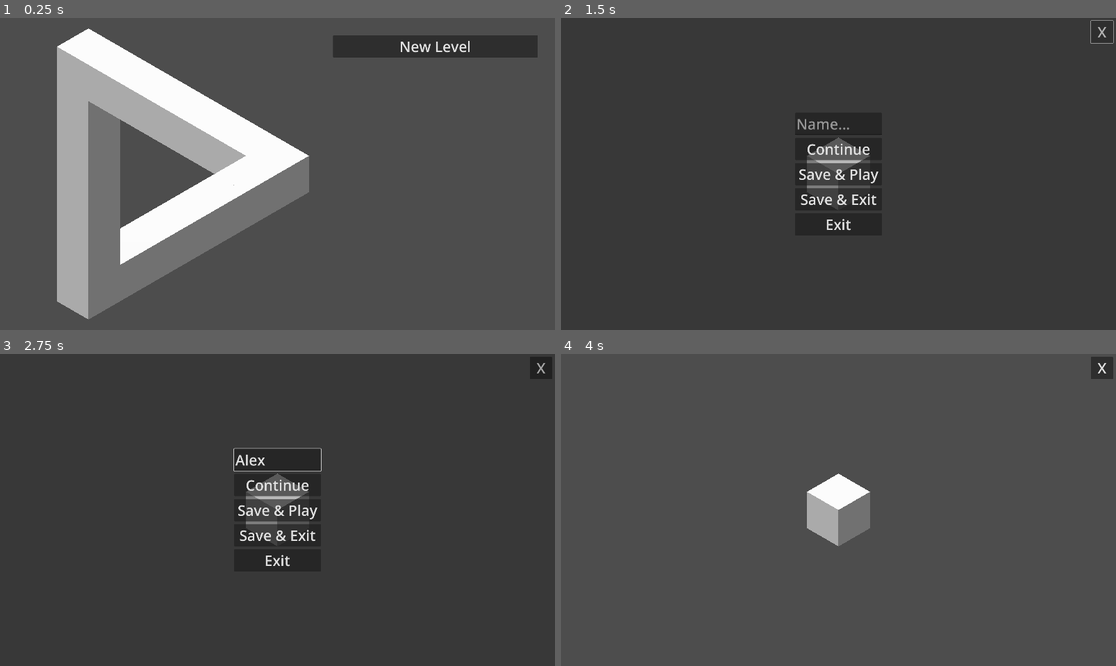
Above: before the commit, frames 1-4 (two rows, left to right).
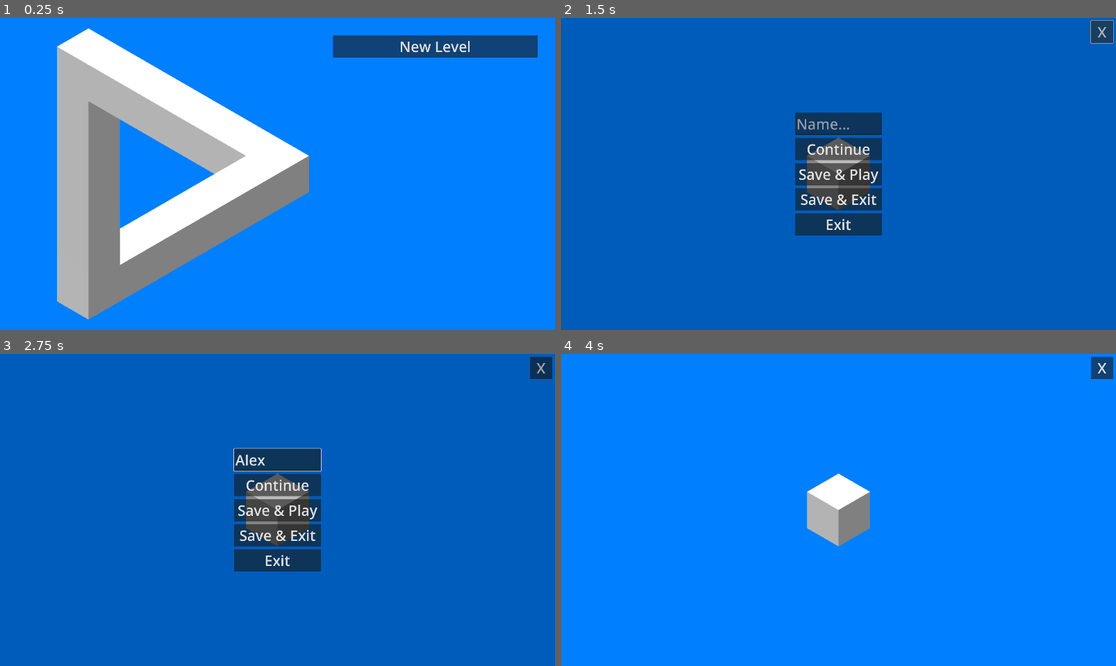
Above: after the commit, the same moments.

Repository: hangmanonbenzene/small_canyon
Game: Godot game, scene res://app/main/main.tscn
The game is run twice, just before and just after one commit, with the same random seed, the same clock (stepped at 60 frames per second) and the same inputs.
Inputs (mouse positions are in pixels of both pictures, inside the frame that each line leads up to):
- Up to frame 1 (0.25 s): no input
- Up to frame 2 (1.5 s): click "New Level" at 0.5 s; click "X" at 1.25 s
- Up to frame 3 (2.75 s): click (277, 460) at 2.02 s; type "Alex" at 2.1 s
- Up to frame 4 (4 s): click "Continue" at 2.75 s; tap Enter at 3.5 s; move the mouse to (960, 494) at 3.52 s; click (960, 494) at 3.67 s

The runs differ from the first frame. In frame 1, 77% of the frame differs, in the area x 0-100%, y 0-100%; in frame 2, 98%; in frame 3, 98%; in frame 4, 98%.

Commit message:
Add door mesh and update scene configuration
Introduced a new cubic door mesh and its import settings. Updated mesh_test.tscn to use the new door mesh and reorganized mesh instances. Adjusted camera_and_light.tscn environment settings and enabled MSAA 3D anti-aliasing in project.godot for improved rendering quality.

Diff:
--- a/app/main/3d_world/camera_and_light.tscn
+++ b/app/main/3d_world/camera_and_light.tscn
@@ -3,7 +3,11 @@
 [ext_resource type="Script" uid="uid://b7a3pufhsrshv" path="res://app/main/3d_world/camera_3d.gd" id="1_avw5q"]
 
 [sub_resource type="Environment" id="Environment_najy3"]
-ambient_light_source = 1
+background_mode = 1
+background_color = Color(0, 0.49803922, 1, 1)
+ambient_light_source = 2
+ambient_light_color = Color(1, 1, 1, 1)
+ambient_light_energy = 0.05
 
 [node name="CameraAndLight" type="Node3D"]
 
--- a/app/meshes/mesh_test.tscn
+++ b/app/meshes/mesh_test.tscn
@@ -1,8 +1,9 @@
-[gd_scene load_steps=15 format=3 uid="uid://n3qejc5dgf0o"]
+[gd_scene load_steps=16 format=3 uid="uid://n3qejc5dgf0o"]
 
 [ext_resource type="ArrayMesh" uid="uid://ctoa5osm25at1" path="res://app/meshes/cubic/cube_side.obj" id="1_rxi85"]
 [ext_resource type="PackedScene" uid="uid://claaxr0d4a75f" path="res://app/main/3d_world/camera_and_light.tscn" id="1_vafqu"]
 [ext_resource type="ArrayMesh" uid="uid://bosti585eefrf" path="res://app/meshes/round/2_circle.obj" id="3_c6td4"]
+[ext_resource type="ArrayMesh" uid="uid://djmduvxaohc5u" path="res://app/meshes/cubic/door.obj" id="3_tadwq"]
 [ext_resource type="ArrayMesh" uid="uid://cis60q0bweni8" path="res://app/meshes/round/2_donut.obj" id="3_vafqu"]
 [ext_resource type="ArrayMesh" uid="uid://bnmcc65eqrari" path="res://app/meshes/round/2_ramp.obj" id="4_vm7af"]
 [ext_resource type="ArrayMesh" uid="uid://cyk4kkcbsrk7l" path="res://app/meshes/cubic/stairs.obj" id="7_753wf"]
@@ -30,20 +31,26 @@
 mesh = ExtResource("1_rxi85")
 skeleton = NodePath("../..")
 
+[node name="MeshInstance3D53" type="MeshInstance3D" parent="Node3D"]
+transform = Transform3D(-4.3711385e-08, 0, 1, 1, -4.371139e-08, 4.371139e-08, 4.371139e-08, 1, 3.5527137e-15, -1.5, 0.5, 3)
+material_override = SubResource("StandardMaterial3D_mqt8o")
+mesh = ExtResource("3_tadwq")
+skeleton = NodePath("../..")
+
+[node name="MeshInstance3D54" type="MeshInstance3D" parent="Node3D"]
+transform = Transform3D(4.3711392e-08, 1, -4.3711385e-08, 1, -4.371139e-08, 4.371139e-08, 4.371138e-08, -4.371139e-08, -1, -1, 0.5, 5.5)
+material_override = SubResource("StandardMaterial3D_mqt8o")
+mesh = ExtResource("3_tadwq")
+skeleton = NodePath("../..")
+
+[node name="MeshInstance3D8" type="MeshInstance3D" parent="Node3D"]
+transform = Transform3D(-4.371138e-08, 1.6940659e-21, -1, 1.7484555e-07, 1, -7.642741e-15, 1, -1.7484555e-07, -4.371138e-08, -1.5, 2, 4)
+material_override = SubResource("StandardMaterial3D_mqt8o")
+mesh = ExtResource("3_vafqu")
+skeleton = NodePath("../..")
+
 [node name="MeshInstance3D9" type="MeshInstance3D" parent="Node3D"]
-transform = Transform3D(1, 0, 0, 0, 1, 0, 0, 0, 1, -1.5, 3, 3.5)
-material_override = SubResource("StandardMaterial3D_mqt8o")
-mesh = ExtResource("1_rxi85")
-skeleton = NodePath("../..")
-
-[node name="MeshInstance3D43" type="MeshInstance3D" parent="Node3D"]
-transform = Transform3D(1, 0, 0, 0, 1, 0, 0, 0, 1, -1.5, 3, 2.5)
-material_override = SubResource("StandardMaterial3D_mqt8o")
-mesh = ExtResource("1_rxi85")
-skeleton = NodePath("../..")
-
-[node name="MeshInstance3D8" type="MeshInstance3D" parent="Node3D"]
-transform = Transform3D(-4.371138e-08, 1.6940659e-21, -1, 1.7484555e-07, 1, -7.642741e-15, 1, -1.7484555e-07, -4.371138e-08, -1.5, 1, 4)
+transform = Transform3D(-4.371138e-08, 1.6940659e-21, -1, 1, -2.1855695e-07, -4.371138e-08, -2.1855695e-07, -1, 9.553426e-15, -1.5, 2, 4)
 material_override = SubResource("StandardMaterial3D_mqt8o")
 mesh = ExtResource("3_vafqu")
 skeleton = NodePath("../..")
@@ -78,30 +85,6 @@
 mesh = ExtResource("7_c6td4")
 skeleton = NodePath("../..")
 
-[node name="MeshInstance3D10" type="MeshInstance3D" parent="Node3D"]
-transform = Transform3D(-4.371139e-08, 1, 0, -1, -4.371139e-08, 0, 0, 0, 1, -1, 2.5, 3.5)
-material_override = SubResource("StandardMaterial3D_mqt8o")
-mesh = ExtResource("1_rxi85")
-skeleton = NodePath("../..")
-
-[node name="MeshInstance3D37" type="MeshInstance3D" parent="Node3D"]
-transform = Transform3D(1.9106855e-15, -4.371139e-08, -1, -1, -4.371139e-08, 0, -4.371139e-08, 1, -4.371139e-08, -1.5, 1.5, 3)
-material_override = SubResource("StandardMaterial3D_mqt8o")
-mesh = ExtResource("1_rxi85")
-skeleton = NodePath("../..")
-
-[node name="MeshInstance3D38" type="MeshInstance3D" parent="Node3D"]
-transform = Transform3D(1.9106855e-15, -4.371139e-08, -1, -1, -4.371139e-08, 0, -4.371139e-08, 1, -4.371139e-08, -1.5, 0.5, 3)
-material_override = SubResource("StandardMaterial3D_mqt8o")
-mesh = ExtResource("1_rxi85")
-skeleton = NodePath("../..")
-
-[node name="MeshInstance3D40" type="MeshInstance3D" parent="Node3D"]
-transform = Transform3D(-4.371139e-08, 1, 0, -1, -4.371139e-08, 0, 0, 0, 1, -1, 2.5, 2.5)
-material_override = SubResource("StandardMaterial3D_mqt8o")
-mesh = ExtResource("1_rxi85")
-skeleton = NodePath("../..")
-
 [node name="MeshInstance3D41" type="MeshInstance3D" parent="Node3D"]
 transform = Transform3D(-4.371139e-08, 1, 0, -1, -4.371139e-08, 0, 0, 0, 1, -1, 1.5, 2.5)
 material_override = SubResource("StandardMaterial3D_mqt8o")
@@ -114,18 +97,18 @@
 mesh = ExtResource("1_rxi85")
 skeleton = NodePath("../..")
 
-[node name="MeshInstance3D15" type="MeshInstance3D" parent="Node3D"]
-transform = Transform3D(-4.371139e-08, 1, 0, -1, -4.371139e-08, 0, 0, 0, 1, -1, 0.5, 5.5)
-material_override = SubResource("StandardMaterial3D_mqt8o")
-mesh = ExtResource("1_rxi85")
-skeleton = NodePath("../..")
-
 [node name="MeshInstance3D21" type="MeshInstance3D" parent="Node3D"]
 transform = Transform3D(1.9106855e-15, -4.371139e-08, -1, -1, -4.371139e-08, 0, -4.371139e-08, 1, -4.371139e-08, -1.5, 0.5, 6)
 material_override = SubResource("StandardMaterial3D_mqt8o")
 mesh = ExtResource("1_rxi85")
 skeleton = NodePath("../..")
 
+[node name="MeshInstance3D28" type="MeshInstance3D" parent="Node3D"]
+transform = Transform3D(1.9106855e-15, -4.371139e-08, -1, -1, -4.371139e-08, 0, -4.371139e-08, 1, -4.371139e-08, -1.5, 1.5, 6)
+material_override = SubResource("StandardMaterial3D_mqt8o")
+mesh = ExtResource("1_rxi85")
+skeleton = NodePath("../..")
+
 [node name="MeshInstance3D48" type="MeshInstance3D" parent="Node3D"]
 transform = Transform3D(-4.371139e-08, 1, 0, -1, -4.371139e-08, 0, 0, 0, 1, 6, -0.5, -1.5)
 material_override = SubResource("StandardMaterial3D_mqt8o")
@@ -162,36 +145,6 @@
 mesh = ExtResource("1_rxi85")
 skeleton = NodePath("../..")
 
-[node name="MeshInstance3D7" type="MeshInstance3D" parent="Node3D"]
-transform = Transform3D(1.9106855e-15, -4.371139e-08, -1, -1, -4.371139e-08, 0, -4.371139e-08, 1, -4.371139e-08, 2.5, 2.5, -1)
-material_override = SubResource("StandardMaterial3D_mqt8o")
-mesh = ExtResource("1_rxi85")
-skeleton = NodePath("../..")
-
-[node name="MeshInstance3D18" type="MeshInstance3D" parent="Node3D"]
-transform = Transform3D(1.9106855e-15, -4.371139e-08, -1, -1, -4.371139e-08, 0, -4.371139e-08, 1, -4.371139e-08, 2.5, 1.5, -1)
-material_override = SubResource("StandardMaterial3D_mqt8o")
-mesh = ExtResource("1_rxi85")
-skeleton = NodePath("../..")
-
-[node name="MeshInstance3D28" type="MeshInstance3D" parent="Node3D"]
-transform = Transform3D(1.9106855e-15, -4.371139e-08, -1, -1, -4.371139e-08, 0, -4.371139e-08, 1, -4.371139e-08, 2.5, 0.5, -1)
-material_override = SubResource("StandardMaterial3D_mqt8o")
-mesh = ExtResource("1_rxi85")
-skeleton = NodePath("../..")
-
-[node name="MeshInstance3D32" type="MeshInstance3D" parent="Node3D"]
-transform = Transform3D(-4.371139e-08, 1, 0, -1, -4.371139e-08, 0, 0, 0, 1, 3, 0.5, -1.5)
-material_override = SubResource("StandardMaterial3D_mqt8o")
-mesh = ExtResource("1_rxi85")
-skeleton = NodePath("../..")
-
-[node name="MeshInstance3D46" type="MeshInstance3D" parent="Node3D"]
-transform = Transform3D(-4.371139e-08, 1, 0, -1, -4.371139e-08, 0, 0, 0, 1, 3, 1.5, -1.5)
-material_override = SubResource("StandardMaterial3D_mqt8o")
-mesh = ExtResource("1_rxi85")
-skeleton = NodePath("../..")
-
 [node name="MeshInstance3D47" type="MeshInstance3D" parent="Node3D"]
 transform = Transform3D(1.9106855e-15, -4.371139e-08, -1, -1, -4.371139e-08, 0, -4.371139e-08, 1, -4.371139e-08, -1.5, -0.5, 6)
 material_override = SubResource("StandardMaterial3D_mqt8o")
@@ -270,12 +223,6 @@
 mesh = ExtResource("1_rxi85")
 skeleton = NodePath("../..")
 
-[node name="MeshInstance3D29" type="MeshInstance3D" parent="Node3D"]
-transform = Transform3D(1, 0, 0, 0, 1, 0, 0, 0, 1, 2.5, 3, -1.5)
-material_override = SubResource("StandardMaterial3D_mqt8o")
-mesh = ExtResource("1_rxi85")
-skeleton = NodePath("../..")
-
 [node name="MeshInstance3D30" type="MeshInstance3D" parent="Node3D"]
 transform = Transform3D(1, 0, 0, 0, 1, 0, 0, 0, 1, 1.5, 0, -1.5)
 material_override = SubResource("StandardMaterial3D_mqt8o")
@@ -283,7 +230,7 @@
 skeleton = NodePath("../..")
 
 [node name="MeshInstance3D35" type="MeshInstance3D" parent="Node3D"]
-transform = Transform3D(1, 0, 0, 0, 1, 0, 0, 0, 1, 0.5, 0, -1.5)
+transform = Transform3D(1, 0, 0, 0, 1, 0, 0, 0, 1, 2.5, 0, -1.5)
 material_override = SubResource("StandardMaterial3D_mqt8o")
 mesh = ExtResource("1_rxi85")
 skeleton = NodePath("../..")
--- a/project.godot
+++ b/project.godot
@@ -32,3 +32,7 @@
 "events": [Object(InputEventKey,"resource_local_to_scene":false,"resource_name":"","device":0,"window_id":0,"alt_presse …(189 unchanged characters)…
 ]
 }
+
+[rendering]
+
+anti_aliasing/quality/msaa_3d=3
Not shown, added: app/meshes/cubic/door.obj
Not shown, added: app/meshes/cubic/door.obj.import
